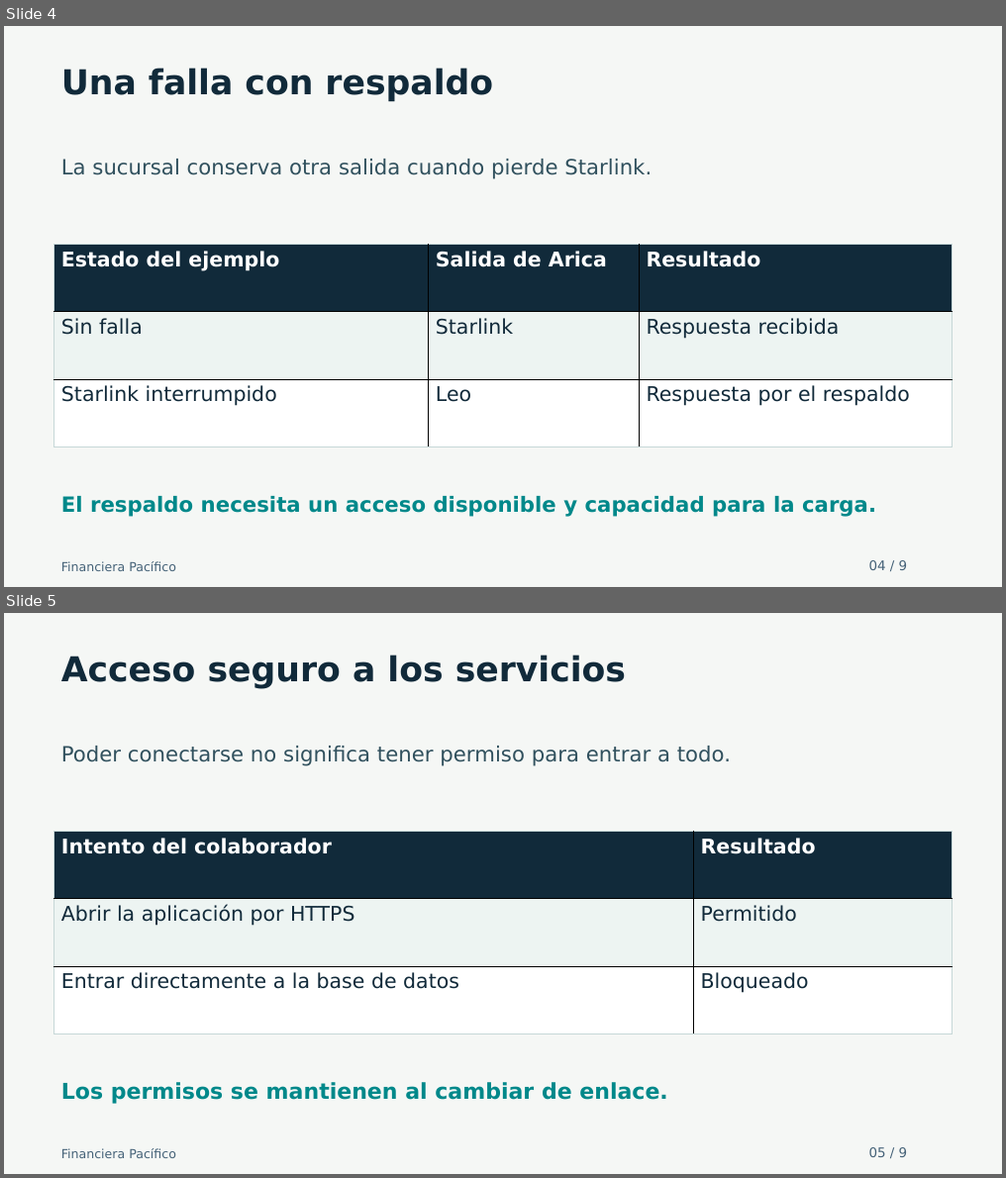
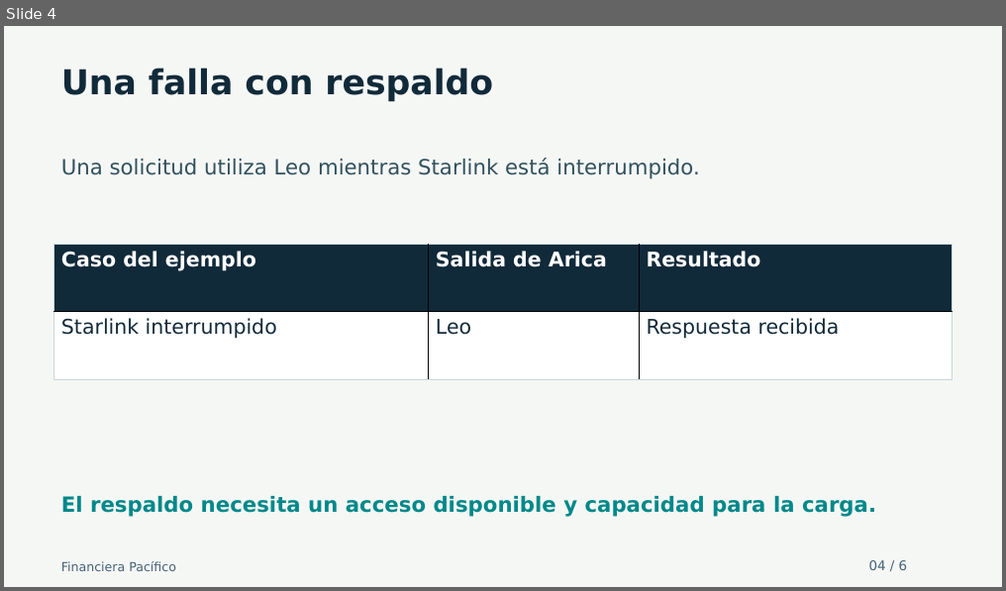
Before and after one commit to hu-herrera/financiera-pacifico-entrega-docente, a slide deck: Presentacion/Avance_Financiera_Pacifico_30_oct_2026.pptx. Shown one above the other, each under a label of ours: slides 4 and 5 before the commit, slide 4 after it. The pictures are 1006x1178 and 1006x591 pixels, drawn with LibreOffice and Linux fonts; fonts in the diff are those of the drawing. Boxes give left, top, right and bottom in pixels: in the first picture for what was removed or moved away, otherwise in the second. Text is boxed around its words. In the diff, an @@ line names an element or a change of style, - is before the commit and + after.

```diff
--- a/Presentacion/Avance_Financiera_Pacifico_30_oct_2026.pptx
+++ b/Presentacion/Avance_Financiera_Pacifico_30_oct_2026.pptx
@@ slide 5 removed at [4, 613, 1002, 1174], background #F5F7F5 @@
@@ text removed at [61, 655, 626, 689] @@
-Acceso seguro a los servicios
@@ text removed at [61, 746, 731, 766] @@
-Poder conectarse no significa tener permiso para entrar a todo.
@@ table removed at [54, 832, 952, 1035], 3 rows, 2 columns @@
-Intento del colaborador | Resultado
-Abrir la aplicación por HTTPS | Permitido
-Entrar directamente a la base de datos | Bloqueado
@@ text removed at [61, 1082, 667, 1104] @@
-Los permisos se mantienen al cambiar de enlace.
@@ text removed at [61, 1149, 176, 1158] @@
-Financiera Pacífico
@@ text removed at [869, 1148, 908, 1157] @@
-05 / 9
@@ slide 4 changed as well @@
@@ text at [61, 158, 699, 179]: text changed @@
-La sucursal conserva otra salida cuando pierde Starlink.
+Una solicitud utiliza Leo mientras Starlink está interrumpido.
@@ table at [54, 245, 952, 380] @@
-row 1: Estado del ejemplo | Salida de Arica | Resultado
-row 2: Sin falla | Starlink | Respuesta recibida
-row 3: Starlink interrumpido | Leo | Respuesta por el respaldo
+row 1: Caso del ejemplo | Salida de Arica | Resultado
+row 2: Starlink interrumpido | Leo | Respuesta recibida
@@ text at [869, 561, 908, 570]: text changed @@
-04 / 9
+04 / 6
```
Also in this commit, not shown: 5 other slides changed, 2 other slides removed, 27 other files.
